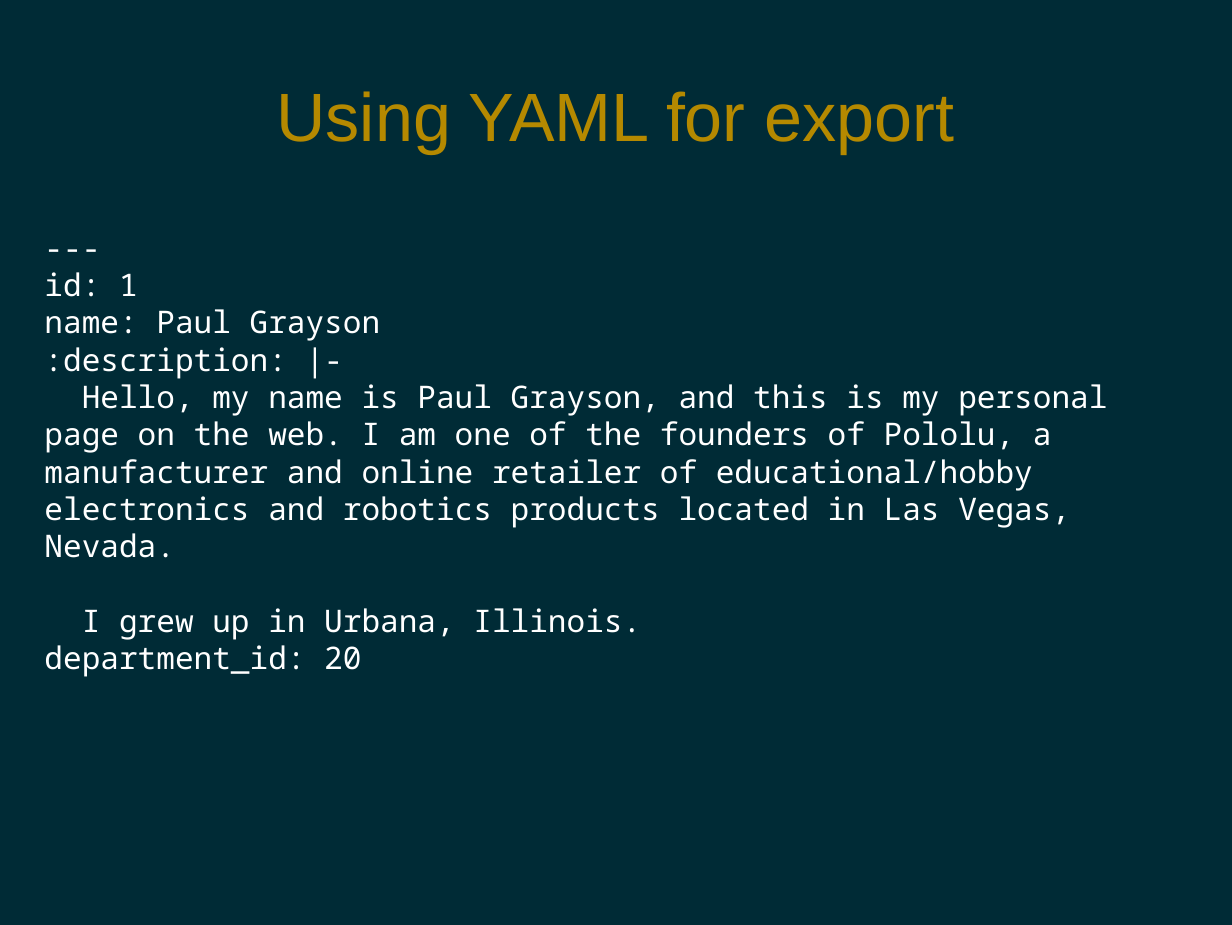
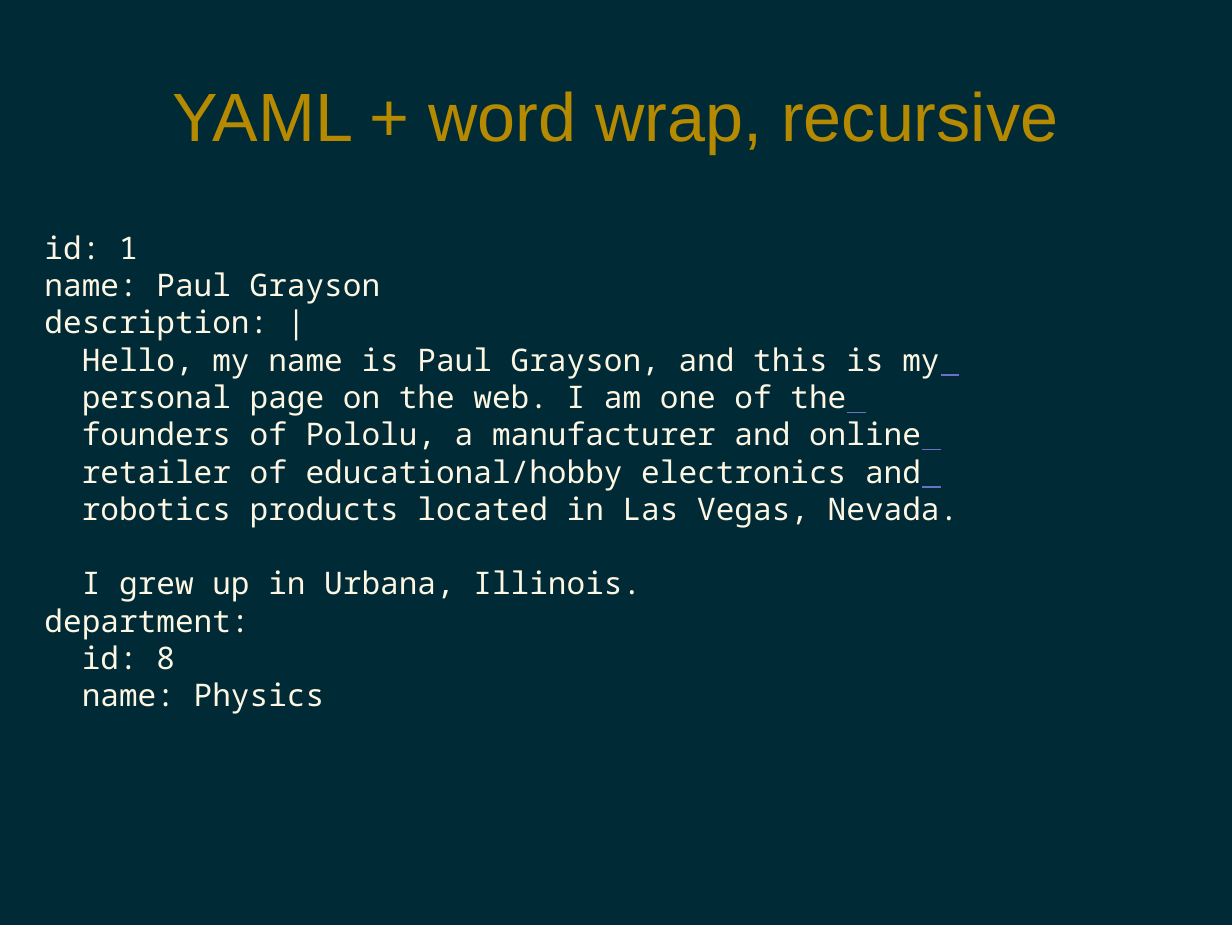
Before and after one commit to pdg137/tracking-pres, a slide deck: slide 7 of tracking.odp (slide 5 before the commit). Drawn at 1232x925 pixels with LibreOffice and Linux fonts; fonts in the diff are those of the drawing. Boxes give left, top, right and bottom in pixels: in the first picture for what was removed or moved away, otherwise in the second. Text is boxed around its words. In the diff, an @@ line names an element or a change of style, - is before the commit and + after.

Commit message:
added YAML examples to presentation

```diff
--- a/tracking.odp
+++ b/tracking.odp
@@ title at (172, 91, 1058, 154): text changed @@
-Using YAML for export
+YAML + word wrap, recursive
@@ text at (44, 235, 959, 714): paragraph removed @@
----
@@ text at (44, 235, 641, 602): text colour #FFFFFF to #FDF6E3 in "id: 1", "name: Paul Grayson", "I grew up in Urbana, Illinois." @@
@@ text at (44, 309, 959, 528): text changed; text colour #FFFFFF to #FDF6E3 @@
-:description: |-
-Hello, my name is Paul Grayson, and this is my personal page on the web. I am one of the founders of Pololu, a manufacturer and online retailer of educational/hobby electronics and robotics products located in Las Vegas, Nevada.
+description: |
+Hello, my name is Paul Grayson, and this is my
+personal page on the web. I am one of the
+founders of Pololu, a manufacturer and online
+retailer of educational/hobby electronics and
+robotics products located in Las Vegas, Nevada.
@@ text at (44, 608, 325, 714): text changed; text colour #FFFFFF to #FDF6E3 @@
-department_id: 20
+department:
+id: 8
+name: Physics
```
Also in this commit, not shown: 2 other slides changed, 2 slides added.
